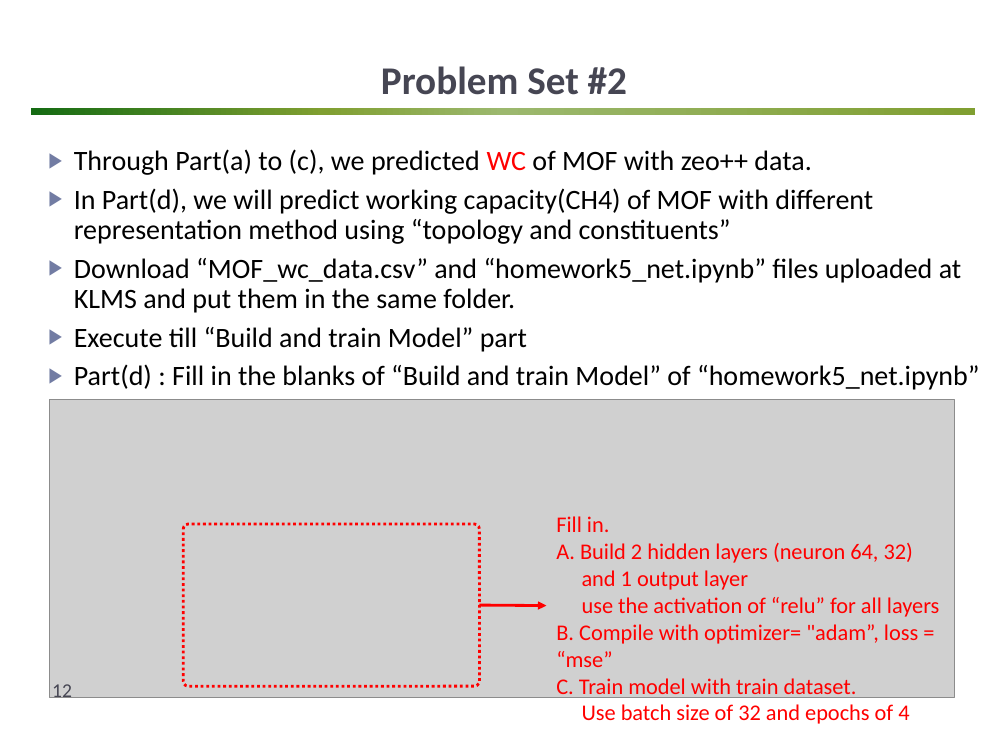
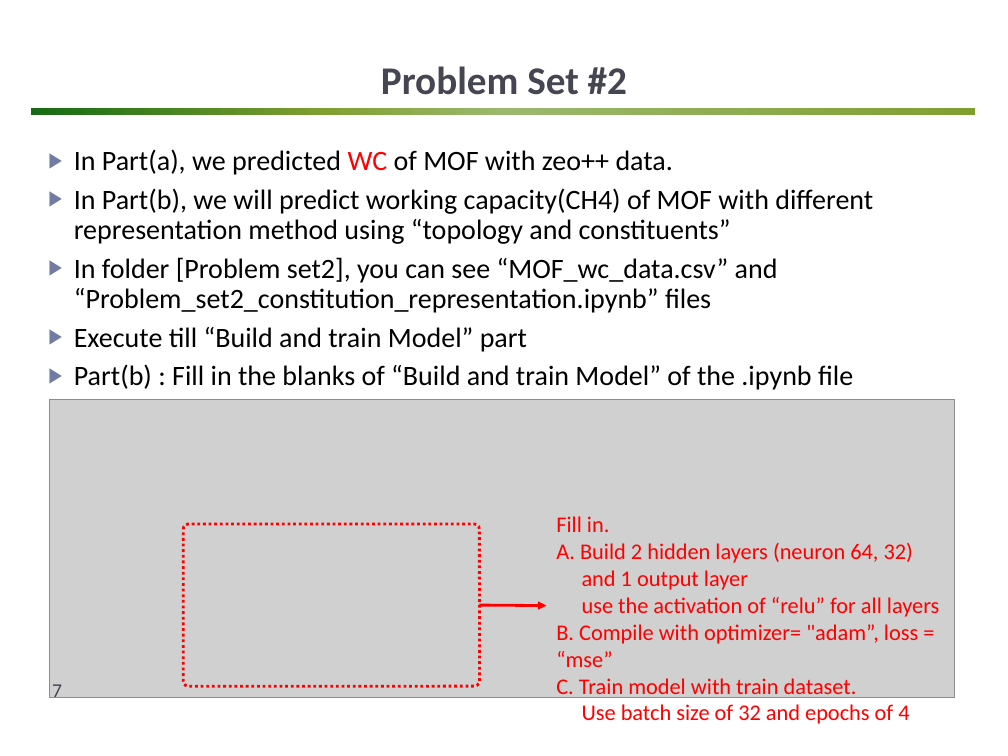
Before and after one commit to matphyscope/20220808_Lecture, a slide deck: slide 7 of lecture_ppts/Problem Set #2.pptx (slide 12 before the commit). Drawn at 1008x756 pixels with LibreOffice and Linux fonts; fonts in the diff are those of the drawing; grey boxes stand for pictures; background and template pictures are left out. Boxes give left, top, right and bottom in pixels: in the first picture for what was removed or moved away, otherwise in the second. Text is boxed around its words. In the diff, an @@ line names an element or a change of style, - is before the commit and + after.

Commit message:
added Problem set2

```diff
--- a/lecture_ppts/Problem Set #2.pptx
+++ b/lecture_ppts/Problem Set #2.pptx
@@ text at (74, 149, 873, 313): text changed @@
-▶ Through Part(a) to (c), we predicted WC of MOF with zeo++ data.
-▶ In Part(d), we will predict working capacity(CH4) of MOF with different representation method using “topology and constituents”
-▶ Download “MOF_wc_data.csv” and “homework5_net.ipynb” files uploaded at KLMS and put them in the same folder.
+▶ In Part(a), we predicted WC of MOF with zeo++ data.
+▶ In Part(b), we will predict working capacity(CH4) of MOF with different representation method using “topology and constituents”
+▶ In folder [Problem set2], you can see “MOF_wc_data.csv” and “Problem_set2_constitution_representation.ipynb” files
@@ text at (74, 364, 853, 390): text changed @@
-▶ Part(d) : Fill in the blanks of “Build and train Model” of “homework5_net.ipynb”
+▶ Part(b) : Fill in the blanks of “Build and train Model” of the .ipynb file
@@ page number at (52, 684, 62, 703): text changed @@
-12
+7
```
Also in this commit, not shown: 6 other slides changed, 5 slides removed, 10 other files.
